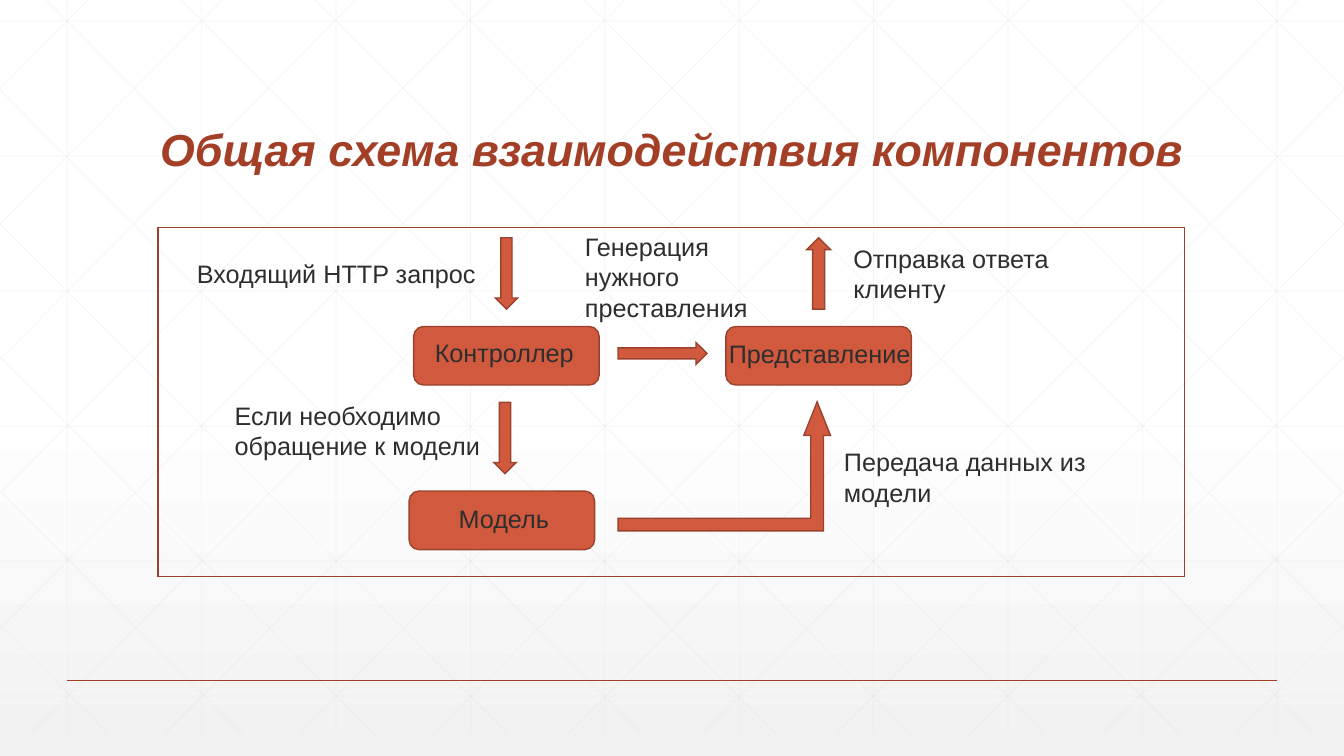
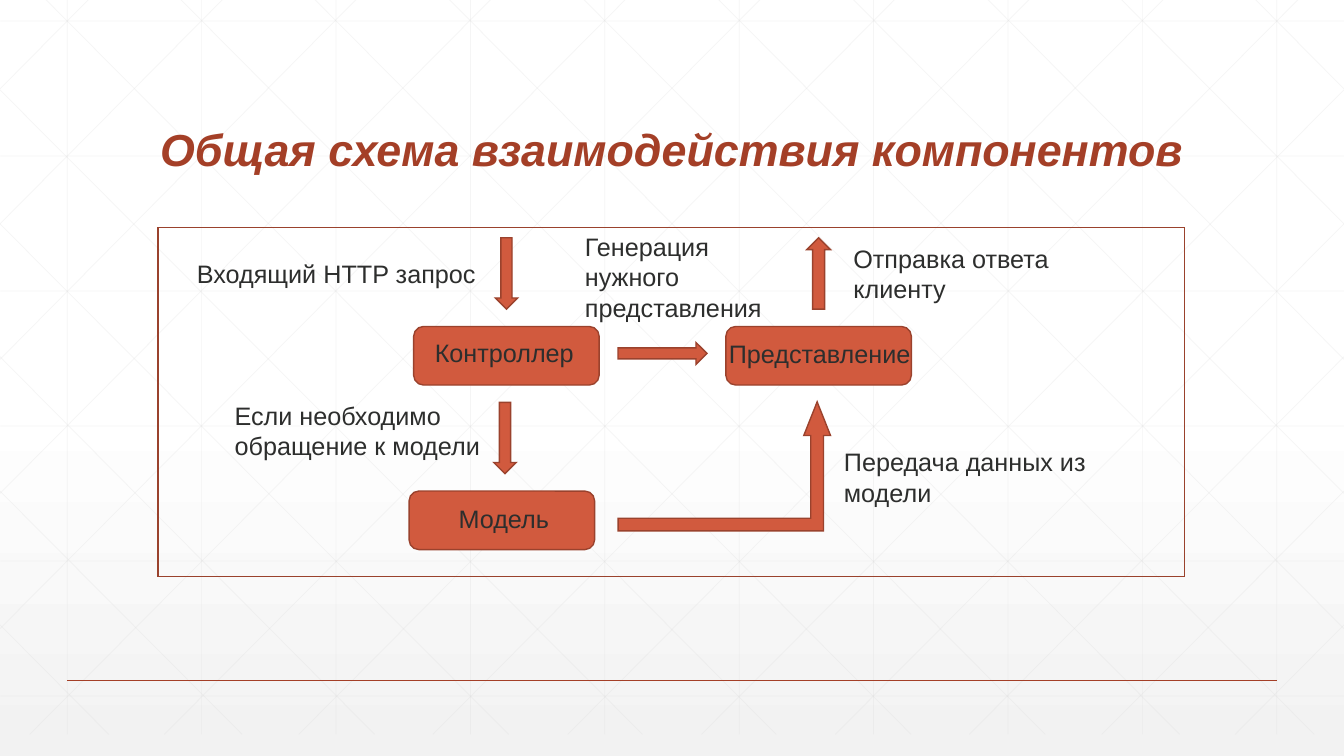
Before and after one commit to DanilaShushkanov/Site22, a slide deck: slide 6 of Диплом_през.pptx. Drawn at 1344x756 pixels with LibreOffice and Linux fonts; fonts in the diff are those of the drawing. Boxes give left, top, right and bottom in pixels: in the first picture for what was removed or moved away, otherwise in the second. Text is boxed around its words. In the diff, an @@ line names an element or a change of style, - is before the commit and + after.

```diff
--- a/Диплом_през.pptx
+++ b/Диплом_през.pptx
@@ text at box(585, 238, 762, 322): text changed @@
-Генерация нужного преставления
+Генерация нужного представления
```
Also in this commit, not shown: 1 other slide changed, 15 other files.
